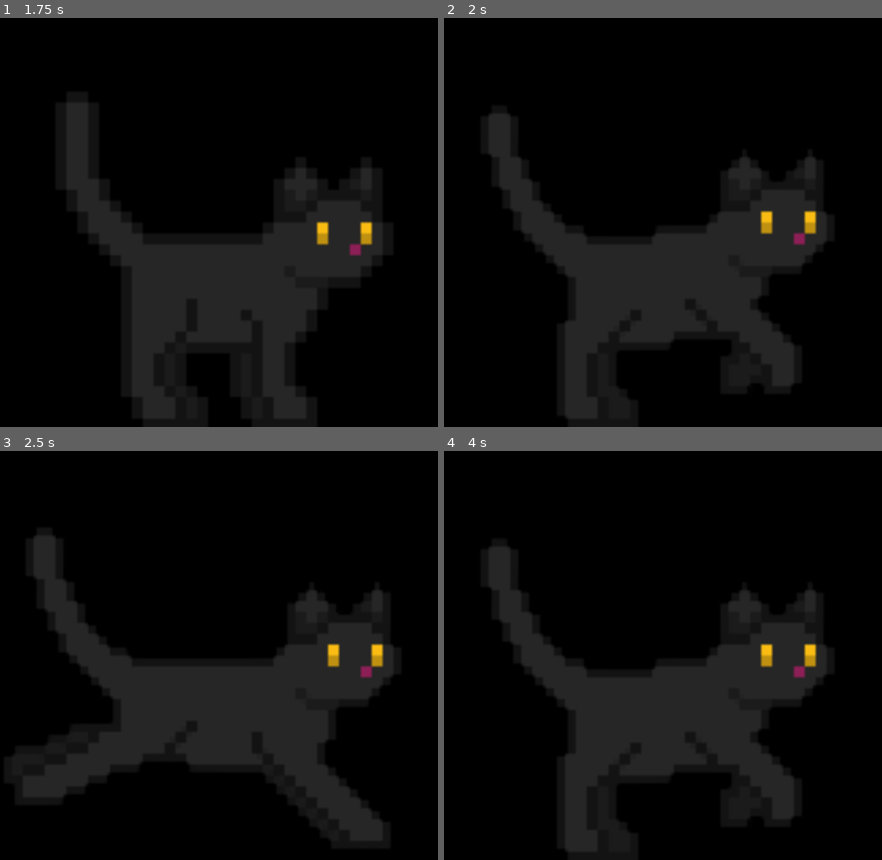
Above: before the commit, frames 1-4 (two rows, left to right).
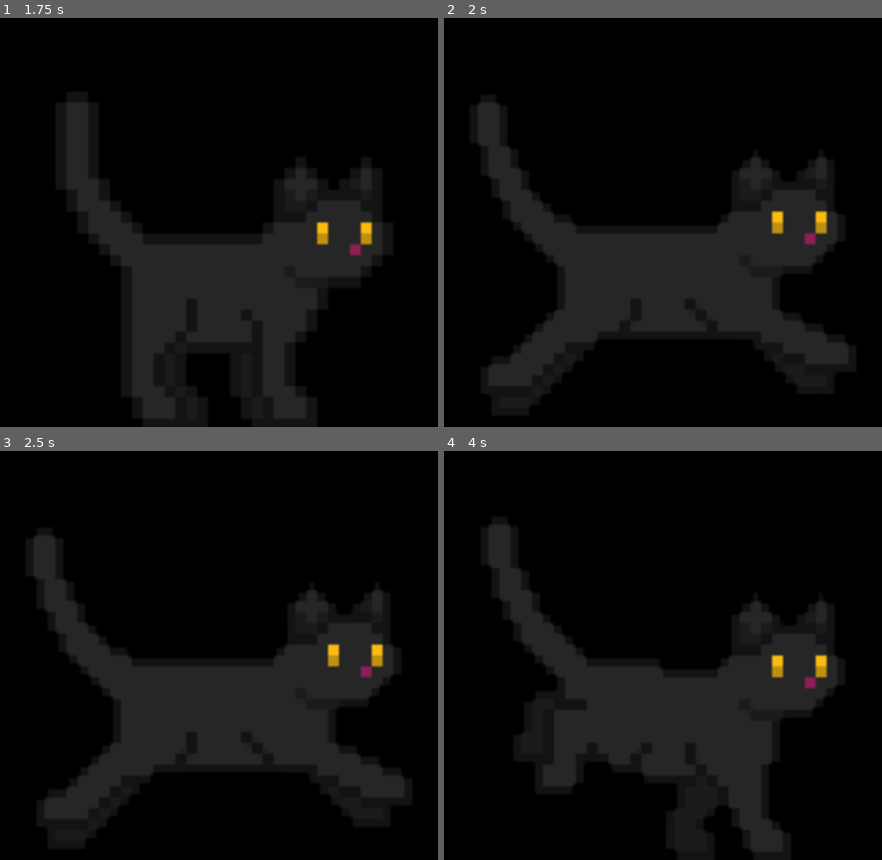
Above: after the commit, the same moments.

Repository: awesomesauce4646/virtual-pet
Game: Godot game, scene res://pet.tscn
Same seed, same stepped clock (60 frames per second), same inputs: the game is played once before the commit and once after it.
Inputs (mouse positions are in pixels of both pictures, inside the frame that each line leads up to):
- Up to frame 1 (1.75 s): tap Enter (startGame, bound only after the commit) at 0.5 s; drag from (205, 247) to (267, 132) at 0.52 s; drag from (131, 242) to (197, 304) at 1.27 s
- Up to frame 2 (2 s): no input
- Up to frame 3 (2.5 s): move the mouse to (267, 565) at 2.02 s; hold Right from 2.03 s (still down); tap Enter (startGame, bound only after the commit) at 2.1 s; tap Up (jump, bound only after the commit) at 2.3 s
- Up to frame 4 (4 s): release Right at 2.75 s; drag from (641, 737) to (531, 594) at 2.77 s; move the mouse to (798, 716) at 3.52 s; hold Left from 3.53 s (still down); tap Shift at 3.6 s; tap Up (jump, bound only after the commit) at 3.77, 3.8 s

Frame 1 is identical in both runs. In frame 2, 7.2% of the frame differs, in the area x 7-93%, y 20-99%; in frame 3, 5.4%; in frame 4, 9.0%, in the area x 10-90%, y 17-99%.

Commit message:
jump animation for game

Diff:
--- a/virtual-pet/pet.gd
+++ b/virtual-pet/pet.gd
@@ -1,6 +1,7 @@
 extends Node2D
 
 const DRAG_THRESHOLD = 6.0
+const JUMP_COOLDOWN = .7
 
 var speed = 300
 var direction = Vector2(1,0)
@@ -18,6 +19,11 @@
 
 var menuOpened = false
 var menuCurrentlyOpened = false
+var gameOpened = false
+var gameCurrentlyOpened = false
+
+var is_jumping = false
+var jump_cooldown_timer = 0.0
 
 var usable = DisplayServer.screen_get_usable_rect()
 var taskbar_y = usable.end.y
@@ -26,6 +32,7 @@
 var velocity = Vector2()
 
 @onready var animated_sprite = $AnimatedSprite2D
+@onready var gameCat = $GameWindow/GameCat
 @onready var area = $Area2D
 @onready var menu = $PopupMenu
 @onready var window = $Window
@@ -37,6 +44,7 @@
 @onready var pictureButton = $Window/Button2
 @onready var beanPic = $Window/BeanPicture
 @onready var homeButton = $Window/Button3
+@onready var gameWindow = $GameWindow
 
 func _ready():
 	screen_size = Vector2(DisplayServer.screen_get_size())
@@ -46,6 +54,13 @@
 	menu.id_pressed.connect(_on_menu_pressed)
 	menu.add_item("Feed", 1)
 	menu.add_item("Play", 2)
+	gameCat.animation_finished.connect(_on_game_cat_animation_finished)
+
+func _on_game_cat_animation_finished():
+	if gameCat.animation == "Jump":
+		is_jumping = false
+		jump_cooldown_timer = JUMP_COOLDOWN
+		gameCat.play("Run")
 
 func _on_menu_pressed(id):
 	if id == 0:
@@ -59,7 +74,11 @@
 		speed = 0
 		animated_sprite.play("Feed")
 	if id == 2:
-		pass
+		gameCurrentlyOpened = !gameCurrentlyOpened
+		if gameCurrentlyOpened:
+			gameWindow.show()
+		else:
+			gameWindow.hide()
 
 func _on_clicked():
 	particles.restart()
@@ -74,6 +93,9 @@
 		meowTwoSound.play()
 
 func _physics_process(delta: float) -> void:
+	if jump_cooldown_timer > 0:
+		jump_cooldown_timer -= delta
+
 	if is_dragging:
 		var mouse_pos = Vector2(DisplayServer.mouse_get_position())
 		if not Input.is_mouse_button_pressed(MOUSE_BUTTON_LEFT):
@@ -115,6 +137,15 @@
 	else:
 		window.hide()
 
+	if Input.is_action_just_pressed("startGame") && gameCurrentlyOpened:
+		if not is_jumping:
+			gameCat.play("Run")
+
+	if Input.is_action_just_pressed("jump") && gameCurrentlyOpened:
+		if not is_jumping and jump_cooldown_timer <= 0:
+			is_jumping = true
+			gameCat.play("Jump")
+
 	var window_position = Vector2(DisplayServer.window_get_position())
 	var ground_y = taskbar_y - window_size.y
 
--- a/virtual-pet/pet.tscn
+++ b/virtual-pet/pet.tscn
@@ -6,6 +6,7 @@
 [ext_resource type="Texture2D" uid="uid://ekwhlvj1o0ab" path="res://sprites/Black-Run.png" id="3_j8hq5"]
 [ext_resource type="Texture2D" uid="uid://2po2xnosvyxa" path="res://sprites/Black-Meow.png" id="3_qae7j"]
 [ext_resource type="Texture2D" uid="uid://bp11cw4rt4vbk" path="res://sprites/Black-Sit.png" id="4_j8hq5"]
+[ext_resource type="Texture2D" uid="uid://drgfndw6alw4o" path="res://sprites/Black-Jump.png" id="4_qqo4d"]
 [ext_resource type="Texture2D" uid="uid://cwemcuj032pvg" path="res://sprites/Black-Sleep.png" id="5_5bqq7"]
 [ext_resource type="FontFile" uid="uid://cpf85be7x55vu" path="res://BagelFatOne-Regular.ttf" id="8_x5jns"]
 [ext_resource type="Texture2D" uid="uid://l8tevb0nh7rx" path="res://sprites/bean.jpg" id="9_621w0"]
@@ -92,6 +93,66 @@
 atlas = ExtResource("2_s0gbd")
 region = Rect2(2112, 0, 192, 192)
 
+[sub_resource type="AtlasTexture" id="AtlasTexture_thlj6"]
+atlas = ExtResource("4_qqo4d")
+region = Rect2(0, 0, 192, 192)
+
+[sub_resource type="AtlasTexture" id="AtlasTexture_ksvew"]
+atlas = ExtResource("4_qqo4d")
+region = Rect2(192, 0, 192, 192)
+
+[sub_resource type="AtlasTexture" id="AtlasTexture_1e67j"]
+atlas = ExtResource("4_qqo4d")
+region = Rect2(384, 0, 192, 192)
+
+[sub_resource type="AtlasTexture" id="AtlasTexture_mubt1"]
+atlas = ExtResource("4_qqo4d")
+region = Rect2(576, 0, 192, 192)
+
+[sub_resource type="AtlasTexture" id="AtlasTexture_evs2w"]
+atlas = ExtResource("4_qqo4d")
+region = Rect2(768, 0, 192, 192)
+
+[sub_resource type="AtlasTexture" id="AtlasTexture_ug623"]
+atlas = ExtResource("4_qqo4d")
+region = Rect2(960, 0, 192, 192)
+
+[sub_resource type="AtlasTexture" id="AtlasTexture_0cumx"]
+atlas = ExtResource("4_qqo4d")
+region = Rect2(1152, 0, 192, 192)
+
+[sub_resource type="AtlasTexture" id="AtlasTexture_qxib7"]
+atlas = ExtResource("4_qqo4d")
+region = Rect2(1344, 0, 192, 192)
+
+[sub_resource type="AtlasTexture" id="AtlasTexture_v1it0"]
+atlas = ExtResource("4_qqo4d")
+region = Rect2(1536, 0, 192, 192)
+
+[sub_resource type="AtlasTexture" id="AtlasTexture_yvife"]
+atlas = ExtResource("4_qqo4d")
+region = Rect2(1728, 0, 192, 192)
+
+[sub_resource type="AtlasTexture" id="AtlasTexture_mhrcn"]
+atlas = ExtResource("4_qqo4d")
+region = Rect2(1920, 0, 192, 192)
+
+[sub_resource type="AtlasTexture" id="AtlasTexture_mbutx"]
+atlas = ExtResource("4_qqo4d")
+region = Rect2(2112, 0, 192, 192)
+
+[sub_resource type="AtlasTexture" id="AtlasTexture_80oak"]
+atlas = ExtResource("4_qqo4d")
+region = Rect2(2304, 0, 192, 192)
+
+[sub_resource type="AtlasTexture" id="AtlasTexture_rpcum"]
+atlas = ExtResource("4_qqo4d")
+region = Rect2(2496, 0, 192, 192)
+
+[sub_resource type="AtlasTexture" id="AtlasTexture_pq3cg"]
+atlas = ExtResource("4_qqo4d")
+region = Rect2(2688, 0, 192, 192)
+
 [sub_resource type="AtlasTexture" id="AtlasTexture_rxurb"]
 atlas = ExtResource("3_qae7j")
 region = Rect2(0, 0, 192, 192)
@@ -261,6 +322,56 @@
 "speed": 5.0
 }, {
 "frames": [{
+"duration": 0.3,
+"texture": SubResource("AtlasTexture_thlj6")
+}, {
+"duration": 0.3,
+"texture": SubResource("AtlasTexture_ksvew")
+}, {
+"duration": 0.3,
+"texture": SubResource("AtlasTexture_1e67j")
+}, {
+"duration": 0.3,
+"texture": SubResource("AtlasTexture_mubt1")
+}, {
+"duration": 0.3,
+"texture": SubResource("AtlasTexture_evs2w")
+}, {
+"duration": 0.3,
+"texture": SubResource("AtlasTexture_ug623")
+}, {
+"duration": 0.3,
+"texture": SubResource("AtlasTexture_0cumx")
+}, {
+"duration": 0.3,
+"texture": SubResource("AtlasTexture_qxib7")
+}, {
+"duration": 0.3,
+"texture": SubResource("AtlasTexture_v1it0")
+}, {
+"duration": 0.3,
+"texture": SubResource("AtlasTexture_yvife")
+}, {
+"duration": 0.3,
+"texture": SubResource("AtlasTexture_mhrcn")
+}, {
+"duration": 0.3,
+"texture": SubResource("AtlasTexture_mbutx")
+}, {
+"duration": 0.3,
+"texture": SubResource("AtlasTexture_80oak")
+}, {
+"duration": 0.3,
+"texture": SubResource("AtlasTexture_rpcum")
+}, {
+"duration": 0.3,
+"texture": SubResource("AtlasTexture_pq3cg")
+}],
+"loop": 0,
+"name": &"Jump",
+"speed": 5.0
+}, {
+"frames": [{
 "duration": 1.0,
 "texture": SubResource("AtlasTexture_rxurb")
 }, {
@@ -287,22 +398,22 @@
 "speed": 5.0
 }, {
 "frames": [{
-"duration": 1.0,
+"duration": 0.4,
 "texture": SubResource("AtlasTexture_0ccft")
 }, {
-"duration": 1.0,
+"duration": 0.4,
 "texture": SubResource("AtlasTexture_myjb5")
 }, {
-"duration": 1.0,
+"duration": 0.4,
 "texture": SubResource("AtlasTexture_m1av8")
 }, {
-"duration": 1.0,
+"duration": 0.4,
 "texture": SubResource("AtlasTexture_djl34")
 }, {
-"duration": 1.0,
+"duration": 0.4,
 "texture": SubResource("AtlasTexture_xypoy")
 }, {
-"duration": 1.0,
+"duration": 0.4,
 "texture": SubResource("AtlasTexture_2nba3")
 }],
 "loop": 1,
@@ -400,6 +511,8 @@
 oversampling_override = 1.0
 position = Vector2i(0, 36)
 size = Vector2i(400, 300)
+unresizable = true
+always_on_top = true
 minimize_disabled = true
 maximize_disabled = true
 
@@ -409,15 +522,6 @@
 offset_right = 417.0
 offset_bottom = 305.0
 color = Color(0.26095545, 0, 0.034243464, 1)
-
-[node name="BeanPicture" type="TextureRect" parent="Window" unique_id=1671559546]
-visible = false
-offset_left = 61.0
-offset_top = 29.0
-offset_right = 332.0
-offset_bottom = 214.0
-texture = ExtResource("9_621w0")
-expand_mode = 1
 
 [node name="Text" type="RichTextLabel" parent="Window" unique_id=186010161]
 offset_left = 31.0
@@ -440,6 +544,15 @@
 theme_override_fonts/font = ExtResource("8_x5jns")
 text = "ABOUT BEAN"
 
+[node name="BeanPicture" type="TextureRect" parent="Window" unique_id=1671559546]
+visible = false
+offset_left = 61.0
+offset_top = 29.0
+offset_right = 332.0
+offset_bottom = 214.0
+texture = ExtResource("9_621w0")
+expand_mode = 1
+
 [node name="Button2" type="Button" parent="Window" unique_id=1826563598]
 offset_left = 246.0
 offset_top = 238.0
@@ -473,8 +586,54 @@
 
 [node name="GameWindow" type="Window" parent="." unique_id=2103730347]
 oversampling_override = 1.0
-position = Vector2i(500, 250)
+position = Vector2i(310, 36)
 size = Vector2i(500, 500)
+visible = false
+unresizable = true
+always_on_top = true
+minimize_disabled = true
+maximize_disabled = true
+
+[node name="ColorRect" type="ColorRect" parent="GameWindow" unique_id=834745518]
+offset_right = 499.0
+offset_bottom = 499.0
+color = Color(0.6182063, 0, 0.10429338, 1)
+
+[node name="Text" type="RichTextLabel" parent="GameWindow" unique_id=1690939306]
+offset_left = 76.0
+offset_top = 24.0
+offset_right = 415.0
+offset_bottom = 78.0
+theme_override_fonts/normal_font = ExtResource("8_x5jns")
+theme_override_font_sizes/normal_font_size = 33
+text = "ENDLESS RUNNER"
+horizontal_alignment = 1
+vertical_alignment = 1
+
+[node name="Text2" type="RichTextLabel" parent="GameWindow" unique_id=1101023780]
+offset_left = 35.0
+offset_top = 66.0
+offset_right = 453.0
+offset_bottom = 121.0
+theme_override_fonts/normal_font = ExtResource("8_x5jns")
+theme_override_font_sizes/normal_font_size = 20
+text = "PRESS ENTER TO START"
+horizontal_alignment = 1
+vertical_alignment = 1
+
+[node name="ColorRect2" type="ColorRect" parent="GameWindow" unique_id=1556092618]
+offset_left = -4.0
+offset_top = 387.0
+offset_right = 506.0
+offset_bottom = 569.0
+color = Color(0.13870043, 0.0018280413, 0.0035796794, 1)
+
+[node name="GameCat" type="AnimatedSprite2D" parent="GameWindow" unique_id=1507813671]
+position = Vector2(113, 323)
+sprite_frames = SubResource("SpriteFrames_0af3v")
+animation = &"Jump"
+frame = 14
+frame_progress = 1.0
 
 [connection signal="pressed" from="Window/Button" to="." method="_on_button_pressed"]
 [connection signal="pressed" from="Window/Button2" to="." method="_on_button_2_pressed"]
--- a/virtual-pet/project.godot
+++ b/virtual-pet/project.godot
@@ -38,6 +38,18 @@
 "events": [Object(InputEventKey,"resource_local_to_scene":false,"resource_name":"","device":-1,"window_id":0,"alt_press …(192 unchanged characters)…
 ]
 }
+startGame={
+"deadzone": 0.2,
+"events": [Object(InputEventKey,"resource_local_to_scene":false,"resource_name":"","device":-1,"window_id":0,"alt_pressed":false,"shift_pressed":false,"ctrl_pressed":false,"meta_pressed":false,"pressed":false,"keycode":0,"physical_keycode":4194309,"key_label":0,"unicode":0,"location":0,"echo":false,"script":null)
+]
+}
+jump={
+"deadzone": 0.2,
+"events": [Object(InputEventKey,"resource_local_to_scene":false,"resource_name":"","device":-1,"window_id":0,"alt_pressed":false,"shift_pressed":false,"ctrl_pressed":false,"meta_pressed":false,"pressed":false,"keycode":0,"physical_keycode":4194320,"key_label":0,"unicode":0,"location":0,"echo":false,"script":null)
+, Object(InputEventKey,"resource_local_to_scene":false,"resource_name":"","device":-1,"window_id":0,"alt_pressed":false,"shift_pressed":false,"ctrl_pressed":false,"meta_pressed":false,"pressed":false,"keycode":0,"physical_keycode":32,"key_label":0,"unicode":32,"location":0,"echo":false,"script":null)
+, Object(InputEventKey,"resource_local_to_scene":false,"resource_name":"","device":-1,"window_id":0,"alt_pressed":false,"shift_pressed":false,"ctrl_pressed":false,"meta_pressed":false,"pressed":false,"keycode":0,"physical_keycode":87,"key_label":0,"unicode":119,"location":0,"echo":false,"script":null)
+]
+}
 
 [physics]
 
Binary file added: virtual-pet/sprites/Black-Jump.png
Not shown, added: virtual-pet/sprites/Black-Jump.png.import
